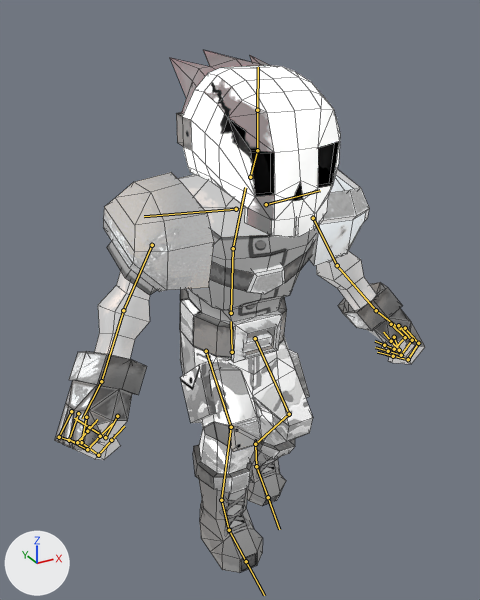
Before and after pictures for a commit that changed the FBX model Vochap/Assets/Models/Vochap/Animation/vochap@v_amin_jump.fbx.
Rendered twice from a 50 mm camera at (-5.84, -10.7, 11.14) aimed at (0.03, -0.02, 5.81). The lights are fixed; the arrows at lower left show +X, +Y and +Z. Both versions are drawn at frame 1 of the action 'vochapMR|vochapMRAction'; the numbers are the values there. The bones that bend it are drawn over the model as lines. Mesh edges are drawn as thin lines.

The first picture shows 'vochapDT'.
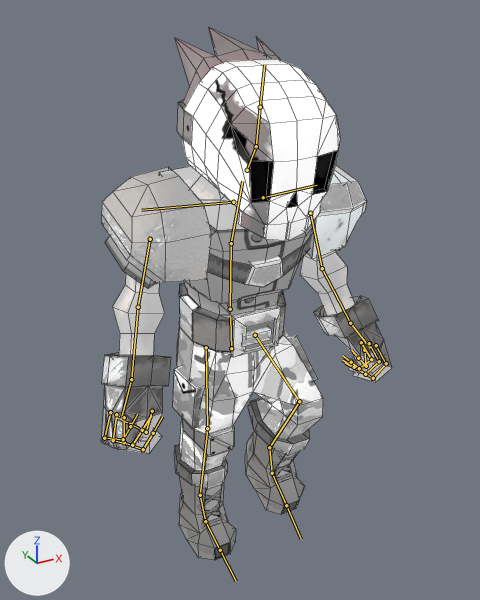
The change in detail:
Bone 'hips' (bone_hips) moves from (0.0, 0.0, 0.0) to (0.0, 0.016, 0.002).
Bone 'hips' (bone_hips) turns from (7, 0, 0) to (5, 0, 0) degrees about its own x, y and z.
Bone 'neck' (bone_neck) turns from (0, 0, 0) to (10, 0, -1) degrees about its own x, y and z.
Bone 'head' (bone_head) turns from (-17, 0, 0) to (-15, 0, 1) degrees about its own x, y and z.
Bone 'upper_arm.L' (bone_upper_arm_l) turns from (16, -7, -8) to (14, -3, -22) degrees about its own x, y and z.
Bone 'upper_arm.R' (bone_upper_arm_r) turns from (16, 7, 8) to (14, 3, 22) degrees about its own x, y and z.
Bone 'thigh.L' (bone_thigh_l) turns from (-24, -2, -4) to (-50, -2, -1) degrees about its own x, y and z.
Bone 'shin.L' (bone_shin_l) turns from (45, 0, 4) to (64, -4, 1) degrees about its own x, y and z.
Bone 'thigh.R' (bone_thigh_r) turns from (-50, 3, 3) to (0, 0, -1) degrees about its own x, y and z.
Bone 'shin.R' (bone_shin_r) turns from (43, 3, -3) to (-5, 0, 1) degrees about its own x, y and z.
Bone 'foot.R' (bone_foot_r) turns from (0, 0, 0) to (10, 0, 0) degrees about its own x, y and z.
Bone 'toe.R' (bone_toe_r) turns from (0, 0, 0) to (9, 0, 0) degrees about its own x, y and z.

Location of each change, (x1, y1, x2, y2) in pixels of the pictures (480 x 600 px):
'vochapDT', posed (21% narrower): before (55, 50, 425, 573); after (101, 28, 392, 560)
bone 'hips', root to tip: before (232, 352) to (231, 321); after (231, 348) to (230, 317)
bone 'neck', root to tip: before (250, 177) to (257, 150); after (247, 170) to (256, 146)
bone 'head', root to tip: before (257, 150) to (257, 110); after (256, 146) to (260, 107)
bone 'upper_arm.L', root to tip: before (313, 218) to (337, 265); after (310, 213) to (322, 268)
bone 'upper_arm.R', root to tip: before (152, 245) to (123, 310); after (150, 239) to (138, 307)
bone 'thigh.L', root to tip: before (255, 338) to (289, 414); after (255, 335) to (299, 401)
bone 'shin.L', root to tip: before (289, 414) to (255, 444); after (299, 401) to (269, 447)
bone 'thigh.R', root to tip: before (206, 351) to (231, 427); after (206, 347) to (207, 428)
bone 'shin.R', root to tip: before (231, 427) to (221, 500); after (207, 428) to (200, 495)
bone 'foot.R', root to tip: before (221, 500) to (229, 530); after (200, 495) to (205, 521)
bone 'toe.R', root to tip: before (229, 530) to (246, 561); after (205, 521) to (220, 550)
